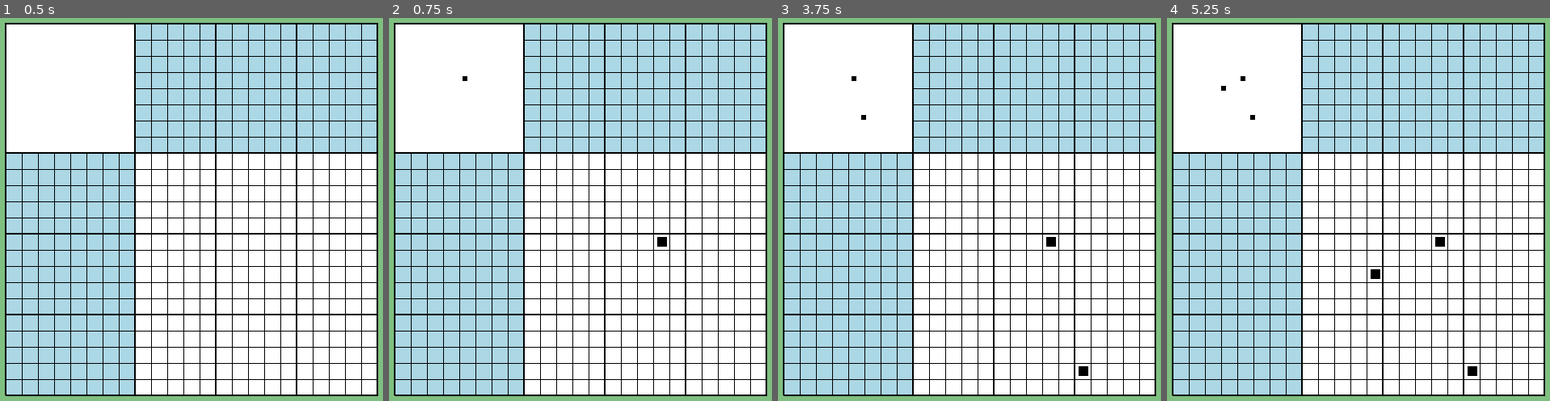
Above: before the commit, frames 1-4 (left to right).
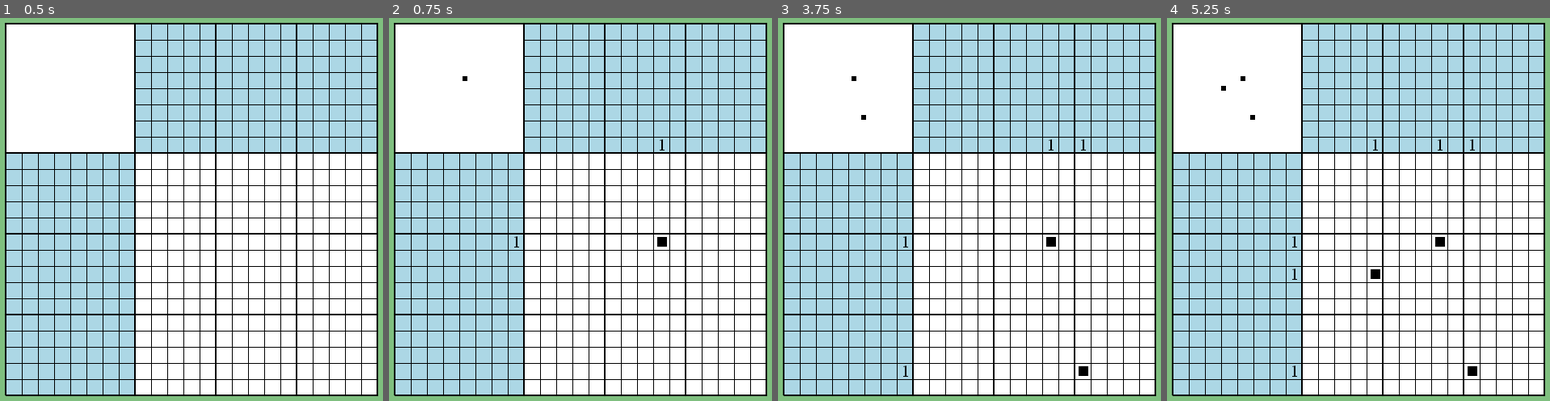
Above: after the commit, the same moments.

Repository: vivisuke/GDNonogram15
Game: Godot game, scene res://MainScene.tscn
Same seed, same stepped clock (60 frames per second), same inputs: the game is played once before the commit and once after it.
Inputs (mouse positions are in pixels of both pictures, inside the frame that each line leads up to):
- Up to frame 1 (0.5 s): no input
- Up to frame 2 (0.75 s): tap Enter at 0.5 s; move the mouse to (664, 232) at 0.52 s; press the mouse at (664, 232) at 0.53 s
- Up to frame 3 (3.75 s): tap Space at 1.25, 2.75 s; move the mouse to (892, 297) at 1.27 s; release the mouse at (892, 297) at 1.28 s; click (892, 297) at 1.35 s; tap Enter at 2, 3.5 s; move the mouse to (1007, 125) at 2.02 s; press the mouse at (1007, 125) at 2.03 s; move the mouse to (950, 397) at 2.77 s; release the mouse at (950, 397) at 2.78 s; click (950, 397) at 2.85 s; move the mouse to (1088, 362) at 3.52 s; press the mouse at (1088, 362) at 3.53 s
- Up to frame 4 (5.25 s): tap Space at 4.25 s; move the mouse to (1243, 167) at 4.27 s; release the mouse at (1243, 167) at 4.28 s; click (1243, 167) at 4.35 s; move the mouse to (1377, 266) at 5.02 s; press the mouse at (1377, 266) at 5.03 s

Frame 1 is identical in both runs. In frame 2, less than 0.1% of the frame differs, in the area x 32-72%, y 31-60%; in frame 3, less than 0.1%; in frame 4, less than 0.1%, in the area x 32-81%, y 31-94%.

Commit message:
0007 ◎ C 05/24 05/24 0.001│ToDo│画像修正 → 手がかり数字表示

Diff:
--- a/GDNonogram15/MainScene.gd
+++ b/GDNonogram15/MainScene.gd
@@ -15,6 +15,9 @@
 const CELL_WIDTH = BOARD_WIDTH / N_TOTAL_CELL_HORZ
 const CLUES_WIDTH = CELL_WIDTH * N_CLUES_CELL_HORZ
 const IMG_AREA_WIDTH = CELL_WIDTH * N_IMG_CELL_HORZ
+
+const TILE_NUM_0 = 1
+const ColorClues = Color("#dff9fb")
 
 enum { MODE_SOLVE, MODE_EDIT_PICT, MODE_EDIT_CLUES }
 
@@ -37,7 +40,9 @@
 	mode = MODE_EDIT_PICT
 	#$TileMap.set_cell(0, 0, 0)
 	build_map()
-	print(g_map.size())
+	#print(g_map.size())
+	h_clues.resize(N_IMG_CELL_VERT)
+	v_clues.resize(N_IMG_CELL_HORZ)
 	pass # Replace with function body.
 # 101101110 → [3, 2, 1]	下位ビットの方が配列先頭とする
 func data_to_clues(data : int) -> Array:
@@ -65,6 +70,32 @@
 func check_clues(x0, y0):
 	pass
 func update_clues(x0, y0):
+	# 水平方向手がかり数字
+	var data = 0
+	for x in range(N_IMG_CELL_HORZ):
+		data = data * 2 + (1 if $TileMap.get_cell(x, y0) == 1 else 0)
+	var lst = data_to_clues(data)
+	h_clues[y0] = lst;
+	var x = -1
+	for i in range(lst.size()):
+		$TileMap.set_cell(x, y0, lst[i] + TILE_NUM_0)
+		x -= 1
+	while x >= -N_CLUES_CELL_HORZ:
+		$TileMap.set_cell(x, y0, -1)
+		x -= 1
+	# 垂直方向手がかり数字
+	data = 0
+	for y in range(N_IMG_CELL_VERT):
+		data = data * 2 + (1 if $TileMap.get_cell(x0, y) == 1 else 0)
+	lst = data_to_clues(data)
+	v_clues[x0] = lst;
+	var y = -1
+	for i in range(lst.size()):
+		$TileMap.set_cell(x0, y, lst[i] + TILE_NUM_0)
+		y -= 1
+	while y >= -N_CLUES_CELL_VERT:
+		$TileMap.set_cell(x0, y, -1)
+		y -= 1
 	pass
 func posToXY(pos):
 	var xy = Vector2(-1, -1)
Not shown, changed: GDNonogram.spr
